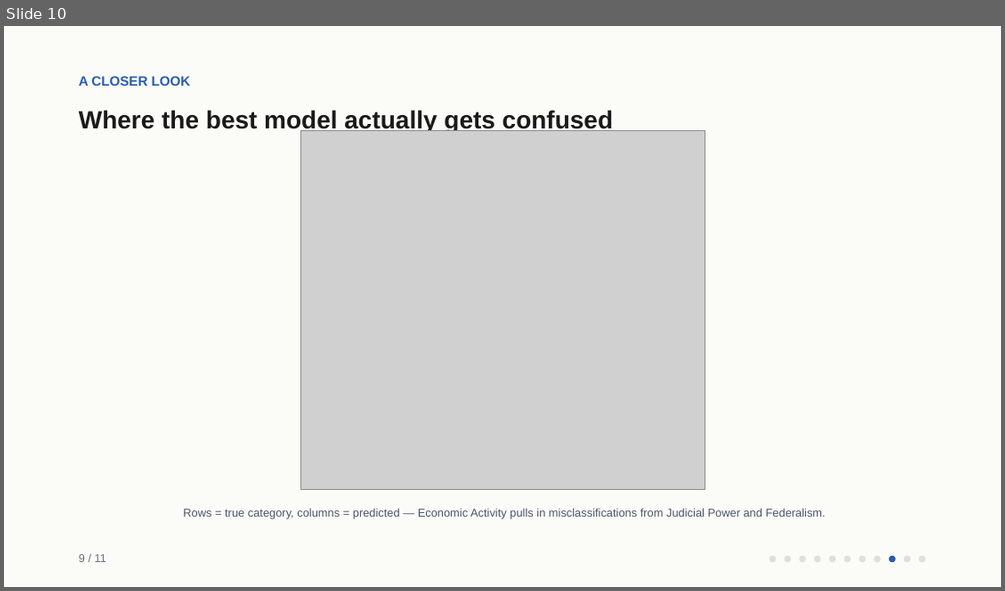
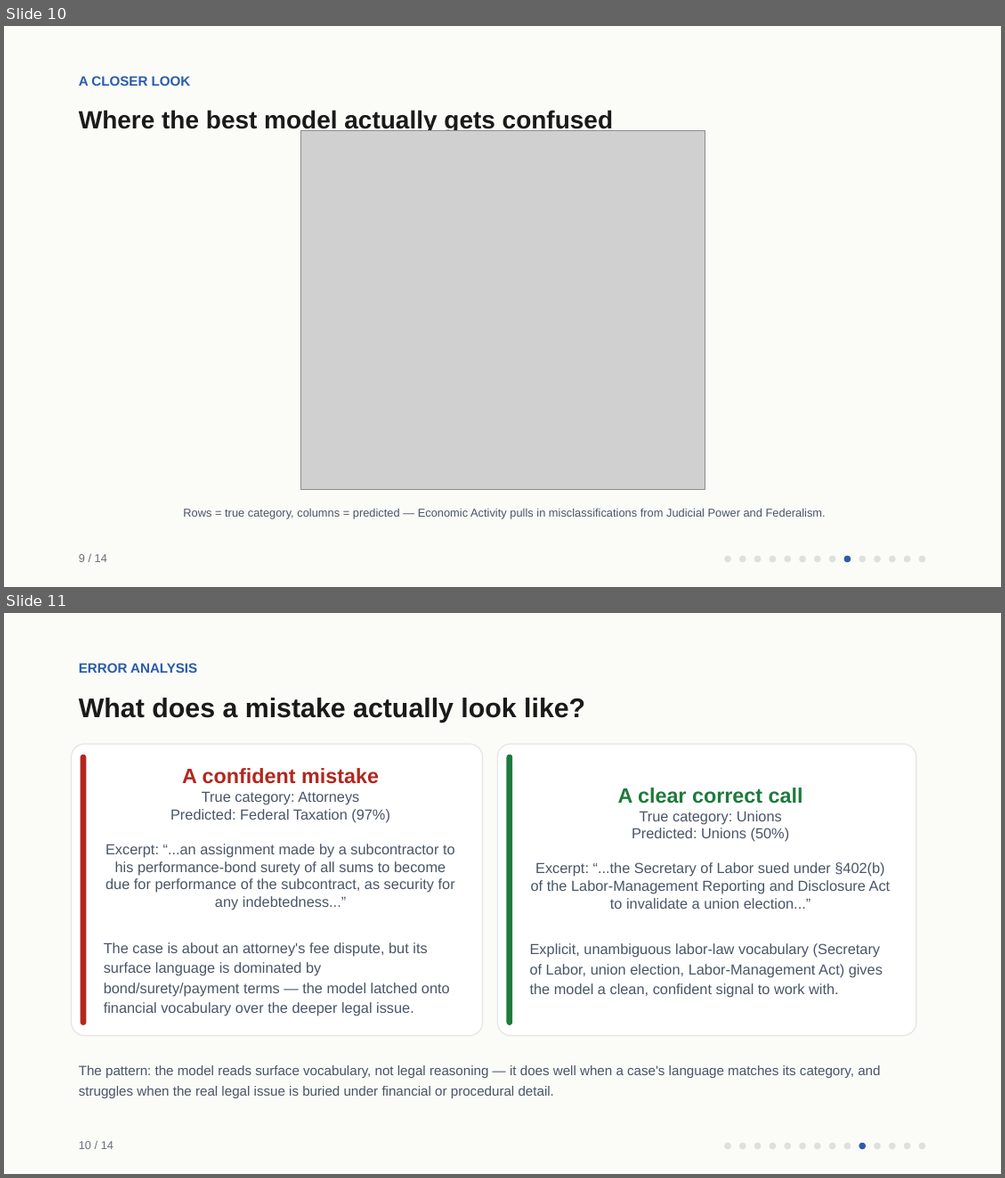
Before and after one commit to amogh-herle/ML-MINI-PROJECT, a slide deck: report/slides.pptx. Shown one above the other, each under a label of ours: slide 10 before the commit, slides 10 and 11 after it. The pictures are 1005x591 and 1005x1178 pixels, drawn with LibreOffice and Linux fonts; fonts in the diff are those of the drawing; grey boxes stand for pictures. Boxes give left, top, right and bottom in pixels: in the first picture for what was removed or moved away, otherwise in the second. Text is boxed around its words. In the diff, an @@ line names an element or a change of style, - is before the commit and + after.

```diff
--- a/report/slides.pptx
+++ b/report/slides.pptx
@@ slide 11 added at (x1=4, y1=613, x2=1001, y2=1174), background #FFFFFF @@
@@ rectangle added at (x1=4, y1=613, x2=1001, y2=1174), fill #FBFBF8 @@
@@ text added at (x1=79, y1=663, x2=197, y2=673), 13 pt, text #2A5CAA, bold @@
+ERROR ANALYSIS
@@ text added at (x1=79, y1=698, x2=585, y2=722), 26 pt, text #1A1A1A, bold @@
+What does a mistake actually look like?
@@ rounded rectangle added at (x1=72, y1=744, x2=483, y2=1036), fill #FFFFFF, outline #E3E6E4 1 pt, 14 pt, text #4A5568 @@
+A confident mistake
+True category: Attorneys
+Predicted: Federal Taxation (97%)
+Excerpt: “...an assignment made by a subcontractor to his performance-bond surety of all sums to become due for performance of the subcontract, as security for any indebtedness...”
+The case is about an attorney's fee dispute, but its surface language is dominated by bond/surety/payment terms — the model latched onto financial vocabulary over the deeper legal issue.
@@ rounded rectangle added at (x1=498, y1=744, x2=916, y2=1036), fill #FFFFFF, outline #E3E6E4 1 pt, 14 pt, text #4A5568 @@
+A clear correct call
+True category: Unions
+Predicted: Unions (50%)
+Excerpt: “...the Secretary of Labor sued under §402(b) of the Labor-Management Reporting and Disclosure Act to invalidate a union election...”
+Explicit, unambiguous labor-law vocabulary (Secretary of Labor, union election, Labor-Management Act) gives the model a clean, confident signal to work with.
@@ rounded rectangle added at (x1=81, y1=755, x2=86, y2=1025), fill #B3261E @@
@@ rounded rectangle added at (x1=507, y1=755, x2=512, y2=1025), fill #1E7A3D @@
@@ text added at (x1=79, y1=1065, x2=880, y2=1098), 13 pt, text #4A5568 @@
+The pattern: the model reads surface vocabulary, not legal reasoning — it does well when a case's language matches its category, and struggles when the real legal issue is buried under financial or procedural detail.
@@ text added at (x1=79, y1=1141, x2=113, y2=1149), 11 pt, text #6A7179 @@
+10 / 14
@@ ellipse added at (x1=724, y1=1143, x2=731, y2=1149), fill #DDE1DC @@
@@ ellipse added at (x1=739, y1=1143, x2=745, y2=1149), fill #DDE1DC @@
@@ ellipse added at (x1=754, y1=1143, x2=760, y2=1149), fill #DDE1DC @@
@@ ellipse added at (x1=769, y1=1143, x2=776, y2=1149), fill #DDE1DC @@
@@ ellipse added at (x1=784, y1=1143, x2=791, y2=1149), fill #DDE1DC @@
@@ ellipse added at (x1=799, y1=1143, x2=806, y2=1149), fill #DDE1DC @@
@@ ellipse added at (x1=814, y1=1143, x2=821, y2=1149), fill #DDE1DC @@
@@ ellipse added at (x1=829, y1=1143, x2=835, y2=1149), fill #DDE1DC @@
@@ ellipse added at (x1=844, y1=1143, x2=850, y2=1149), fill #DDE1DC @@
@@ ellipse added at (x1=858, y1=1143, x2=866, y2=1149), fill #2A5CAA @@
@@ ellipse added at (x1=874, y1=1143, x2=881, y2=1149), fill #DDE1DC @@
@@ ellipse added at (x1=889, y1=1143, x2=896, y2=1149), fill #DDE1DC @@
@@ ellipse added at (x1=904, y1=1143, x2=910, y2=1149), fill #DDE1DC @@
@@ ellipse added at (x1=919, y1=1143, x2=925, y2=1149), fill #DDE1DC @@
@@ slide 10 changed as well @@
@@ text at (x1=79, y1=554, x2=107, y2=562): text changed @@
-9 / 11
+9 / 14
@@ ellipse added at (x1=724, y1=556, x2=731, y2=562), fill #DDE1DC @@
@@ ellipse added at (x1=739, y1=556, x2=745, y2=562), fill #DDE1DC @@
@@ ellipse added at (x1=754, y1=556, x2=760, y2=562), fill #DDE1DC @@
@@ ellipse moved from (x1=889, y1=556, x2=896, y2=562) to (x1=844, y1=556, x2=850, y2=562) @@
@@ ellipse moved from (x1=844, y1=556, x2=850, y2=562) to (x1=889, y1=556, x2=896, y2=562) @@
```
Also in this commit, not shown: 7 other slides changed, 6 other slides added, 4 slides removed, 37 other files.
